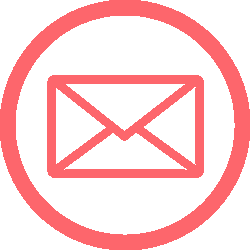
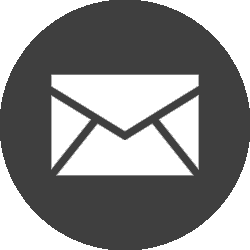
Revision of a layered w=250, h=250 image; what changed, layer by layer:
added layer "icon-mail" above "email-icon-23" over <box>0,0,250,250</box>
hid "email-icon-23" over <box>0,0,250,250</box>
hid "Background" over <box>0,0,250,250</box>
